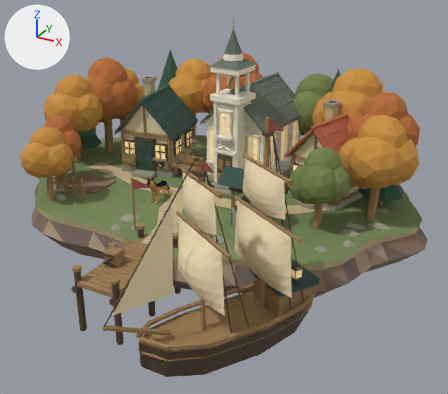
The Blender file assets-source/alderwick-island.blend as it was, and as the next commit left it.
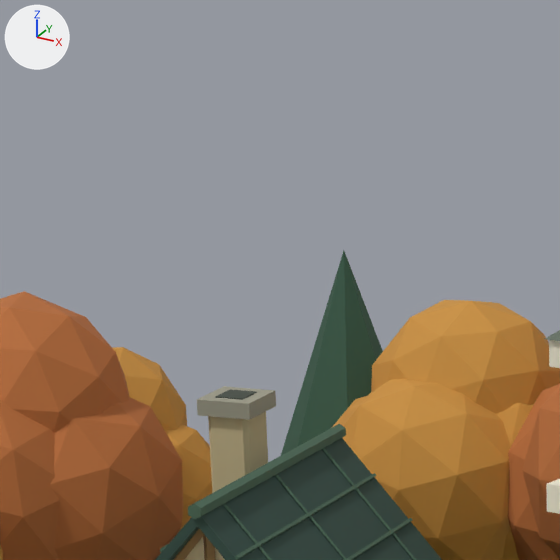
The first picture shows the older version from a 50 mm lens placed at (8.32, -14.5, 6.89), pointed at (1.19, -1.54, 0.41). The close-ups show the older and then the newer version on the part from 23% to 47% of the width and 0% to 28% of the height of that picture. Only the edits that show in the close-ups are written down. The axes (+X, +Y, +Z) are drawn at upper left. The lights are the same throughout.

The first close-up shows 'Alder crown.001', 'Alder crown.002', 'Alder crown.003', 'Alder crown.011', 'Alder crown.014', 'Alder crown.015', 'Alder crown.016', 'Alder crown.018', 'Evergreen canopy.002', 'Fisher cottage | Chimney', 'Fisher cottage | Ridge cap', 'Fisher cottage | Steep roof.001' and 17 more.
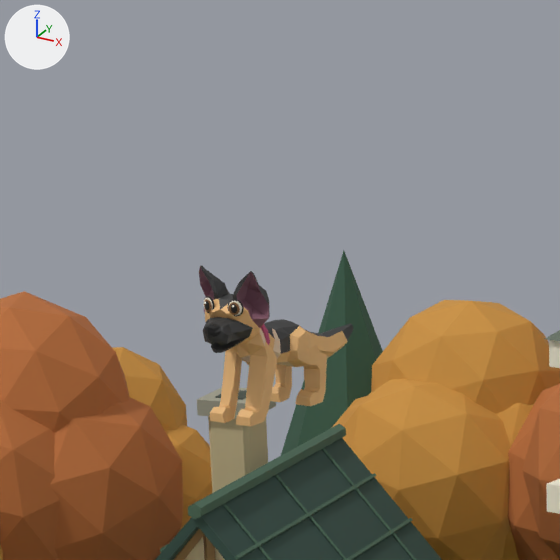
Not visible in the close-ups: 'KhloeBrassTag'.

Changed parts and their boxes (x1, y1, x2, y2) in the close-ups (560 x 560 px):
'KhloeCube_0', added (beige): after (205, 298, 348, 426)
'KhloeCube_2', added: after (201, 266, 353, 354)
'KhloeCube_3', added: after (199, 266, 269, 328)
'KhloeCube_4', added (mostly hidden): after (241, 329, 341, 367)
'KhloeCube_1', added: after (204, 324, 221, 338)
'KhloePinkCollar', added (mostly hidden): after (261, 324, 270, 345)
'KhloeEyeIris.001', added: after (229, 302, 240, 315)
'KhloeEyeSocket.001', added: after (227, 299, 244, 317)
'KhloeEyeWhite.001', added: after (228, 301, 242, 316)
'KhloeEyePupil.001', added: after (231, 304, 237, 313)
'KhloeEyeIris', added: after (204, 299, 212, 312)
'Fisher cottage | Chimney cap', unchanged, covered by the edit: before (197, 386, 276, 420); after (197, 387, 276, 419)

Diff of the bpy script that builds the scene:
```diff
--- a/assets-source/alderwick-island.blend.py
+++ b/assets-source/alderwick-island.blend.py
@@ ob_khloebrasstag @@
+ob_khloebrasstag = bpy.data.objects.new('KhloeBrassTag', me_sphere_010)  # a UV sphere (8 segments, 4 rings, poles along y) spanning x -0.0396..0.0396, y -7.4576..-7.3723, z -0.041..-0.0146; in mat_khloebrasstag (orange #c09955)
+ob_khloebrasstag.location = (-0.74, -1.77, 0.024)
+ob_khloebrasstag.rotation_euler = (-1.571, 0.0, 0.0)  # degrees (-90, 0, 0)
+ob_khloebrasstag.scale = (0.474, 0.474, 0.474)
@@ ob_khloecube_0 @@
+ob_khloecube_0 = bpy.data.objects.new('KhloeCube_0', me_cube_373_1)  # 1088 vertices, 380 faces; spans x -0.37..0.37, y -8.14..-6.84, z -0.5..1.65; in mat_khloesource_material (beige #e7b678)
+ob_khloecube_0.location = (-0.74, -1.77, 0.024)
+ob_khloecube_0.rotation_euler = (-1.571, 0.0, 0.0)  # degrees (-90, 0, 0)
+ob_khloecube_0.scale = (0.474, 0.474, 0.474)
@@ ob_khloecube_1 @@
+ob_khloecube_1 = bpy.data.objects.new('KhloeCube_1', me_cube_372_1)  # 84 vertices, 28 faces; spans x -0.11..0.11, y -7.914..-7.782, z -0.714..-0.614; in mat_khloesource_nose (black #161616)
+ob_khloecube_1.location = (-0.74, -1.77, 0.024)
+ob_khloecube_1.rotation_euler = (-1.571, 0.0, 0.0)  # degrees (-90, 0, 0)
+ob_khloecube_1.scale = (0.474, 0.474, 0.474)
@@ ob_khloecube_2 @@
+ob_khloecube_2 = bpy.data.objects.new('KhloeCube_2', me_cube_371_1)  # 966 vertices, 342 faces; spans x -0.41..0.41, y -8.42..-7.22, z -0.71..1.92; in mat_khloesource_dark (dark grey #363636)
+ob_khloecube_2.location = (-0.74, -1.77, 0.024)
+ob_khloecube_2.rotation_euler = (-1.571, 0.0, 0.0)  # degrees (-90, 0, 0)
+ob_khloecube_2.scale = (0.474, 0.474, 0.474)
@@ ob_khloecube_3 @@
+ob_khloecube_3 = bpy.data.objects.new('KhloeCube_3', me_cube_370_1)  # 134 vertices, 46 faces; spans x -0.406..0.406, y -8.422..-7.822, z -0.391..-0.173; in mat_khloesource_pads (brown #855b6a)
+ob_khloecube_3.location = (-0.74, -1.77, 0.024)
+ob_khloecube_3.rotation_euler = (-1.571, 0.0, 0.0)  # degrees (-90, 0, 0)
+ob_khloecube_3.scale = (0.474, 0.474, 0.474)
@@ ob_khloecube_4 @@
+ob_khloecube_4 = bpy.data.objects.new('KhloeCube_4', me_cube_369_1)  # 168 vertices, 56 faces; spans x -0.25..0.25, y -7.82..-7.15, z -0.18..1.66; in mat_khloesource_light (beige #e7caaf)
+ob_khloecube_4.location = (-0.74, -1.77, 0.024)
+ob_khloecube_4.rotation_euler = (-1.571, 0.0, 0.0)  # degrees (-90, 0, 0)
+ob_khloecube_4.scale = (0.474, 0.474, 0.474)
@@ ob_khloeeyeiris @@
+ob_khloeeyeiris = bpy.data.objects.new('KhloeEyeIris', me_sphere_002)  # 86 vertices, 96 faces; spans x -0.2224..-0.1046, y -8.1175..-7.9874, z -0.4882..-0.4517; in mat_khloeambereyes (brown #84592c)
+ob_khloeeyeiris.location = (-0.74, -1.77, 0.024)
+ob_khloeeyeiris.rotation_euler = (-1.571, 0.0, 0.0)  # degrees (-90, 0, 0)
+ob_khloeeyeiris.scale = (0.474, 0.474, 0.474)
@@ ob_khloeeyeiris_001 @@
+ob_khloeeyeiris_001 = bpy.data.objects.new('KhloeEyeIris.001', me_sphere_007)  # 86 vertices, 96 faces; spans x 0.1046..0.2224, y -8.1175..-7.9874, z -0.4882..-0.4517; in mat_khloeambereyes (brown #84592c)
+ob_khloeeyeiris_001.location = (-0.74, -1.77, 0.024)
+ob_khloeeyeiris_001.rotation_euler = (-1.571, 0.0, 0.0)  # degrees (-90, 0, 0)
+ob_khloeeyeiris_001.scale = (0.474, 0.474, 0.474)
@@ ob_khloeeyepupil_001 @@
+ob_khloeeyepupil_001 = bpy.data.objects.new('KhloeEyePupil.001', me_sphere_008)  # 86 vertices, 96 faces; spans x 0.1312..0.1999, y -8.0992..-8.0057, z -0.4884..-0.4672; in mat_khloepupils (black #100d0a)
+ob_khloeeyepupil_001.location = (-0.74, -1.77, 0.024)
+ob_khloeeyepupil_001.rotation_euler = (-1.571, 0.0, 0.0)  # degrees (-90, 0, 0)
+ob_khloeeyepupil_001.scale = (0.474, 0.474, 0.474)
@@ ob_khloeeyesocket_001 @@
+ob_khloeeyesocket_001 = bpy.data.objects.new('KhloeEyeSocket.001', me_sphere_005)  # 86 vertices, 96 faces; spans x 0.08..0.249, y -8.144..-7.968, z -0.477..-0.418; in mat_khloeeyerim (black #1f1916)
+ob_khloeeyesocket_001.location = (-0.74, -1.77, 0.024)
+ob_khloeeyesocket_001.rotation_euler = (-1.571, 0.0, 0.0)  # degrees (-90, 0, 0)
+ob_khloeeyesocket_001.scale = (0.474, 0.474, 0.474)
@@ ob_khloeeyewhite_001 @@
+ob_khloeeyewhite_001 = bpy.data.objects.new('KhloeEyeWhite.001', me_sphere_006)  # 86 vertices, 96 faces; spans x 0.096..0.239, y -8.131..-7.981, z -0.483..-0.435; in mat_khloeeyewhite (pale yellow #e5decd)
+ob_khloeeyewhite_001.location = (-0.74, -1.77, 0.024)
+ob_khloeeyewhite_001.rotation_euler = (-1.571, 0.0, 0.0)  # degrees (-90, 0, 0)
+ob_khloeeyewhite_001.scale = (0.474, 0.474, 0.474)
@@ ob_khloepinkcollar @@
+ob_khloepinkcollar = bpy.data.objects.new('KhloePinkCollar', me_torus)  # 96 vertices, 96 faces; spans x -0.251..0.251, y -7.901..-7.399, z -0.023..0.028; in mat_khloerosecollar (pink #c0557c)
+ob_khloepinkcollar.location = (-0.74, -1.77, 0.024)
+ob_khloepinkcollar.rotation_euler = (-1.571, 0.0, 0.0)  # degrees (-90, 0, 0)
+ob_khloepinkcollar.scale = (0.474, 0.474, 0.474)
```
